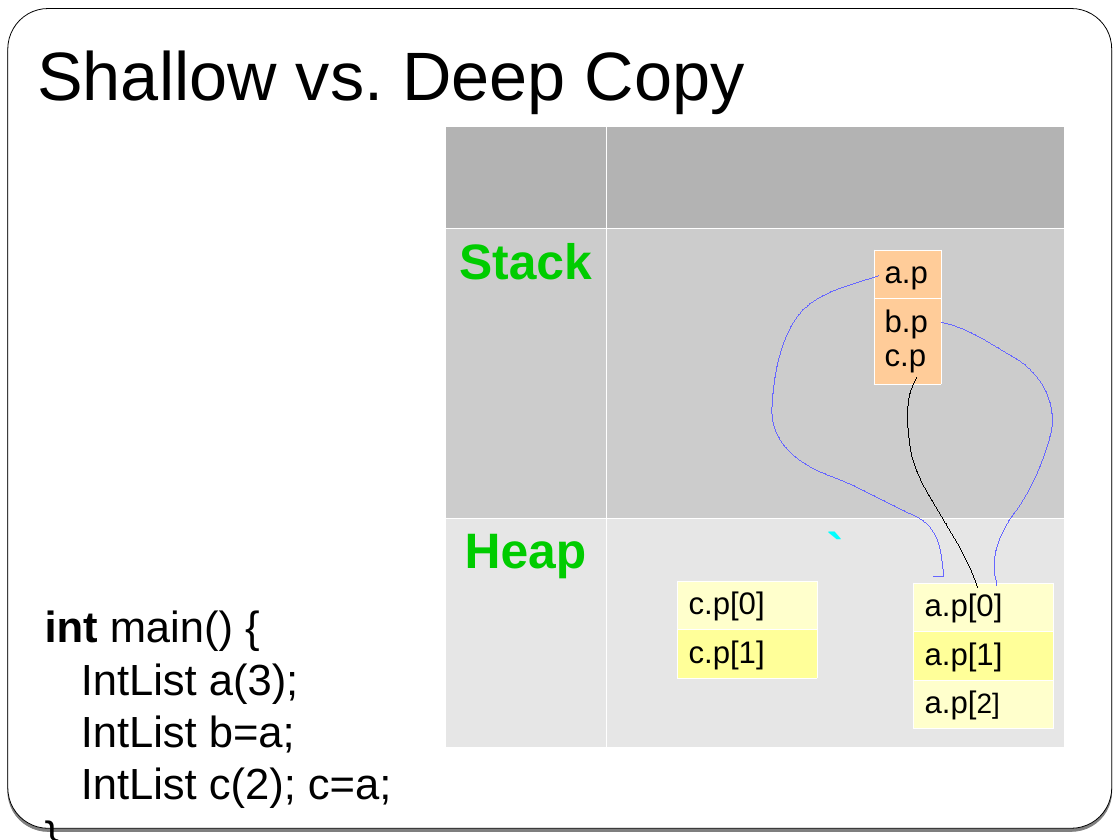
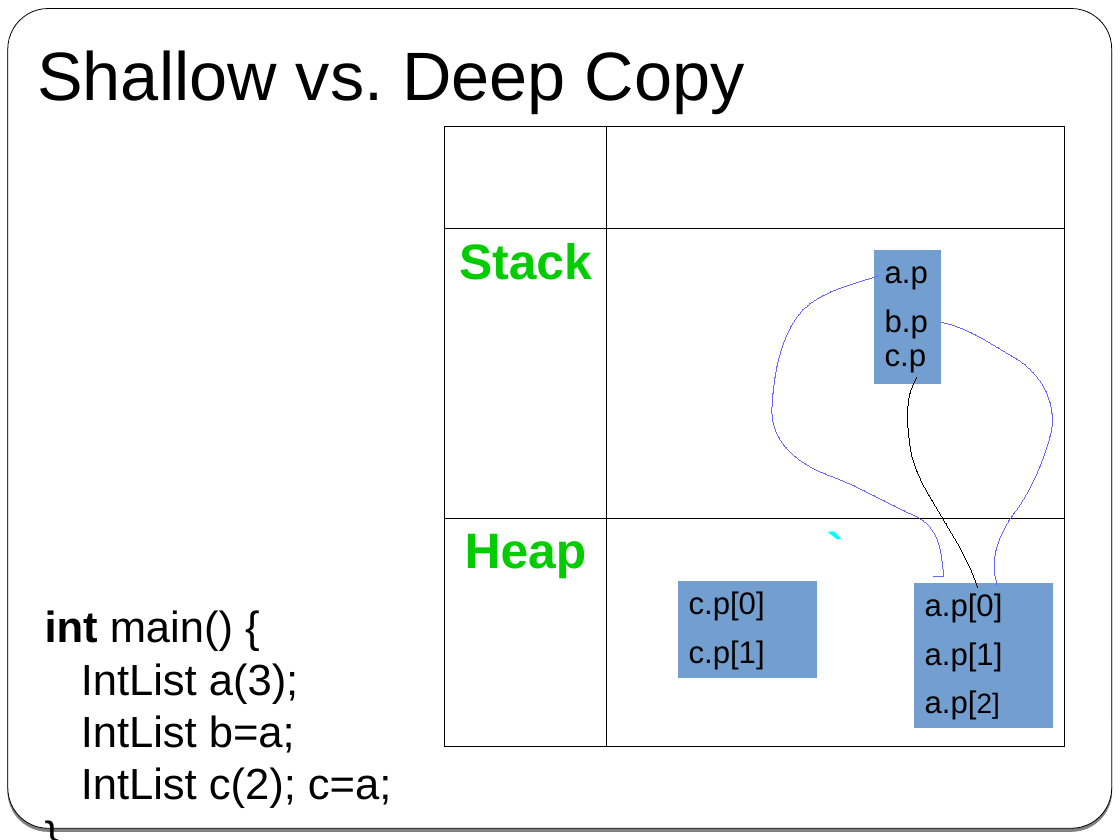
Before and after one commit to cpp-at-ariel/cpp-5779, a slide deck: slide 3 of 05-copy-convert/slides.odp. Drawn at 1120x840 pixels with LibreOffice and Linux fonts; fonts in the diff are those of the drawing. Boxes give left, top, right and bottom in pixels: in the first picture for what was removed or moved away, otherwise in the second. Text is boxed around its words. In the diff, an @@ line names an element or a change of style, - is before the commit and + after.

```diff
--- a/05-copy-convert/slides.odp
+++ b/05-copy-convert/slides.odp
@@ table at <box>445,127,1064,747</box> @@
@@ fill #CCCCCC to none in row 2, column 1 @@
@@ fill #E6E6E6 to none in row 3 @@
@@ borders changed @@
@@ table at <box>874,250,941,377</box> @@
@@ fill #FFCC99 to #729FCF in 2 cells @@
@@ borders changed @@
@@ table at <box>678,581,816,674</box> @@
@@ fill #FFFFCC to #729FCF in row 1, column 1 @@
@@ fill #FFFF99 to #729FCF in row 2, column 1 @@
@@ borders changed @@
@@ table at <box>914,582,1053,723</box> @@
@@ fill #FFFFCC to #729FCF in 2 cells @@
@@ fill #FFFF99 to #729FCF in row 2, column 1 @@
@@ borders changed @@
```
Also in this commit, not shown: 7 other slides changed, 3 slides removed, 13 other files.
